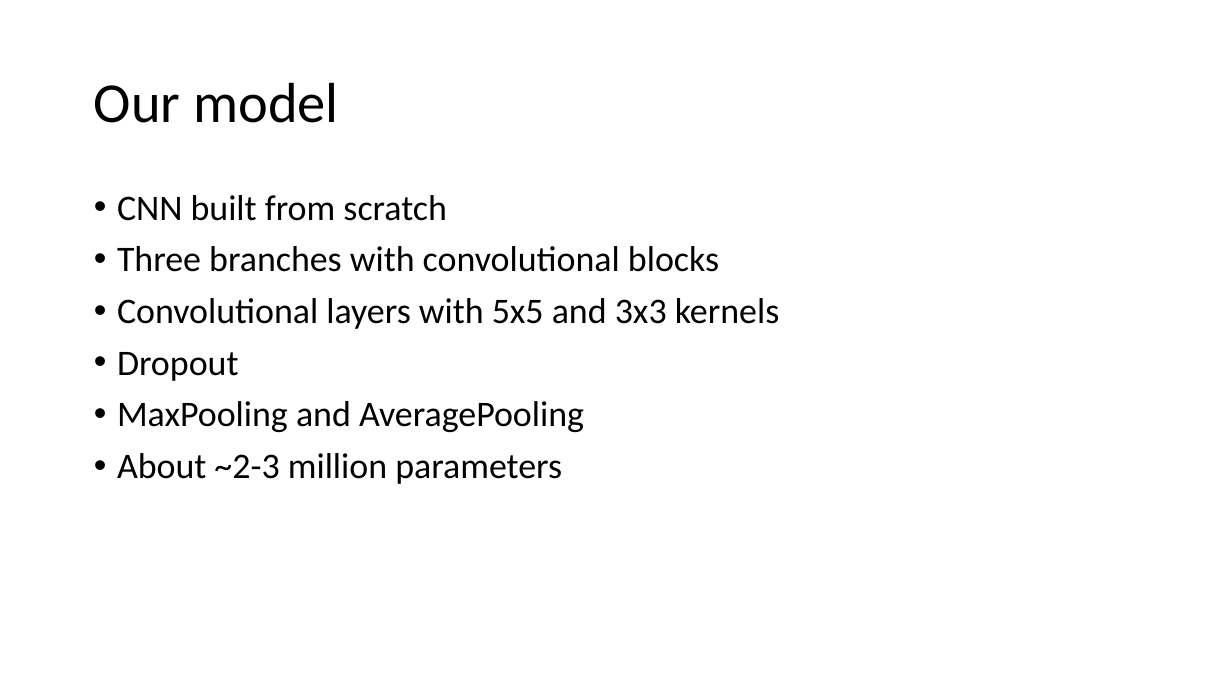
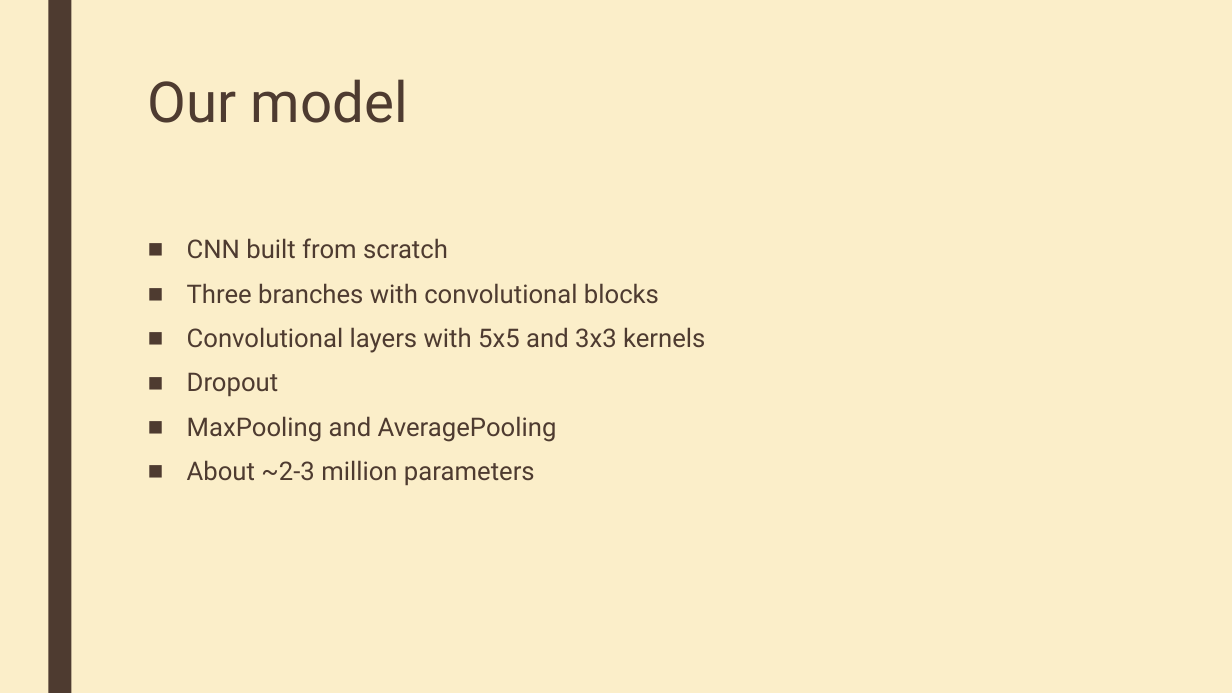
Before and after one commit to meszarosp/dl2022hw, a slide deck: slide 5 of Waste classification.pptx. Drawn at 1232x693 pixels with LibreOffice and Linux fonts; fonts in the diff are those of the drawing. Boxes give left, top, right and bottom in pixels: in the first picture for what was removed or moved away, otherwise in the second. Text is boxed around its words. In the diff, an @@ line names an element or a change of style, - is before the commit and + after.

```diff
--- a/Waste classification.pptx
+++ b/Waste classification.pptx
@@ background #FFFFFF to #FBEEC9 @@
@@ rectangle added at (48,0,71,693), fill #4E3B30 @@
@@ title "Our model": place and size @@
-title "Our model" at (94,82,338,123)
+title "Our model" at (148,79,408,123)
@@ title "Our model" at (148,79,408,123): font Calibri to Roboto, text colour #000000 to #4E3B30; line spacing 0.9 to 0.89; vertical alignment middle to top @@
@@ text "CNN built from scratch": place and size @@
-text "CNN built from scratch" at (117,195,779,484)
+text "CNN built from scratch" at (187,238,705,485)
@@ text "CNN built from scratch" at (187,238,705,485): size 28 to 20 pt, font Calibri to Roboto, text colour #000000 to #4E3B30; bullet • to ■; line spacing 0.9 to 0.94; more space between paragraphs @@
```
Also in this commit, not shown: 5 other slides changed.
